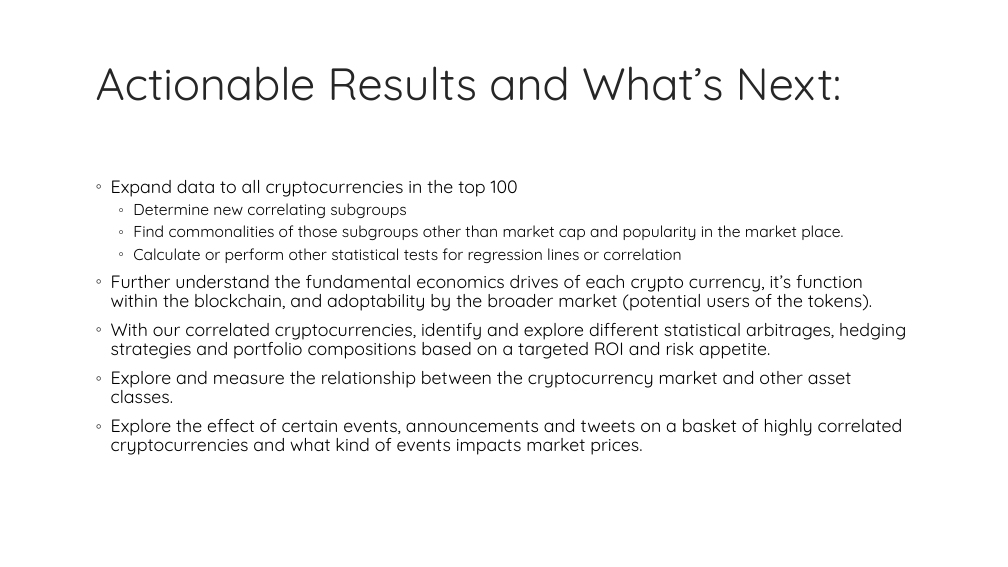
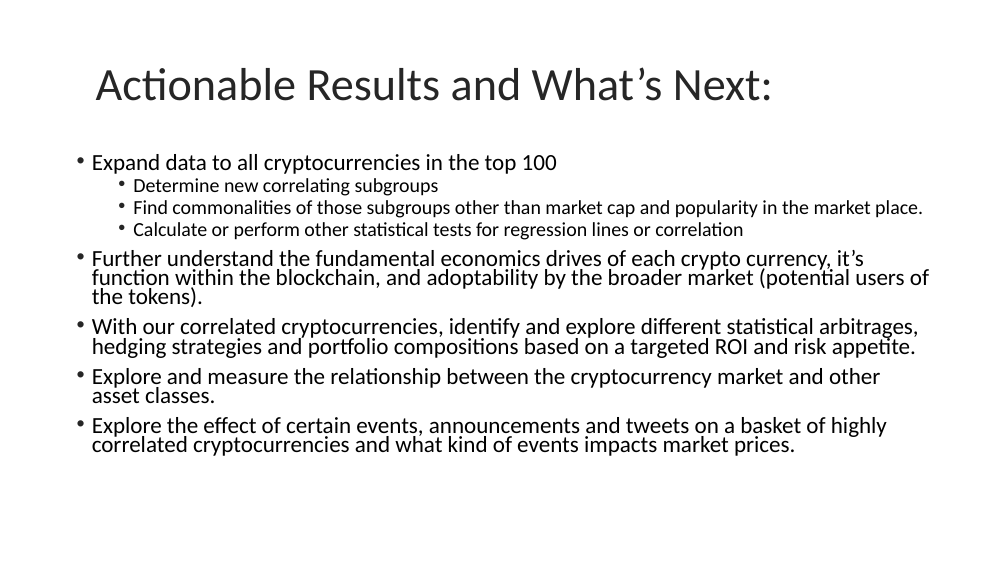
Before and after one commit to kevzha/CryptoAnalysis, a slide deck: slide 11 of Crypto Presentation.ppt. Drawn at 1008x567 pixels with LibreOffice and Linux fonts; fonts in the diff are those of the drawing; background and template pictures are left out. Boxes give left, top, right and bottom in pixels: in the first picture for what was removed or moved away, otherwise in the second. Text is boxed around its words. In the diff, an @@ line names an element or a change of style, - is before the commit and + after.

```diff
--- a/Crypto Presentation.ppt
+++ b/Crypto Presentation.ppt
@@ title "Actionable Results and What’s Next:" at (x1=96, y1=67, x2=773, y2=101): size 43 to 44 pt, font Quicksand to Calibri @@
@@ text "Expand data to all cryptocurrencies ..." moved from (x1=111, y1=180, x2=906, y2=455) to (x1=92, y1=154, x2=929, y2=456) @@
@@ text "Expand data to all cryptocurrencies ..." at (x1=92, y1=154, x2=929, y2=456): size 17 to 22 pt in "Expand data to all cryptocurrencies in the ...", "Further understand the fundamental economics drives of ...", "With our correlated cryptocurrencies, identify and explore ...", "Explore and measure the relationship between the ..." and 1 more places; font Quicksand to Calibri; size 15 to 19 pt in "Determine new correlating subgroups", "Find commonalities of those subgroups other than ...", "Calculate or perform other statistical tests for ..."; bullet ◦ to •; line spacing 0.9 to 0.7; more space between paragraphs @@
```
Also in this commit, not shown: 10 other slides changed, 3 other files.
